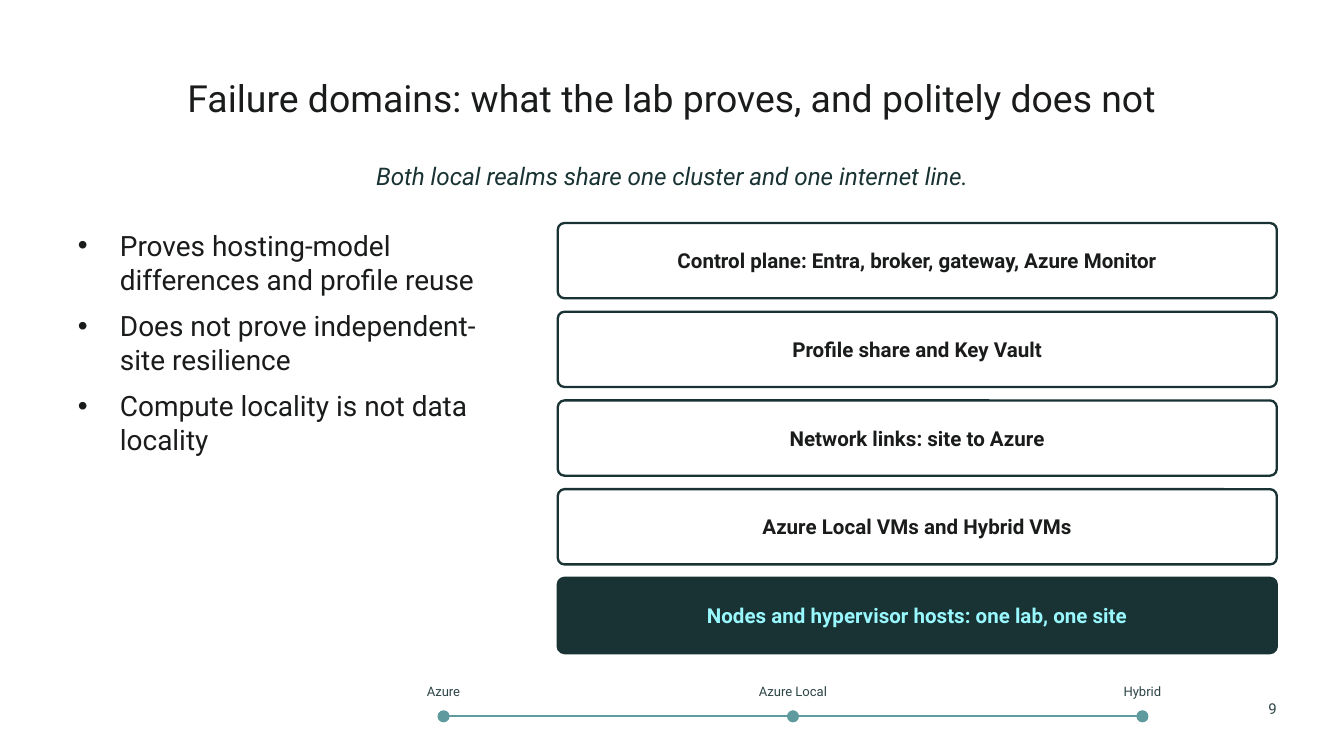
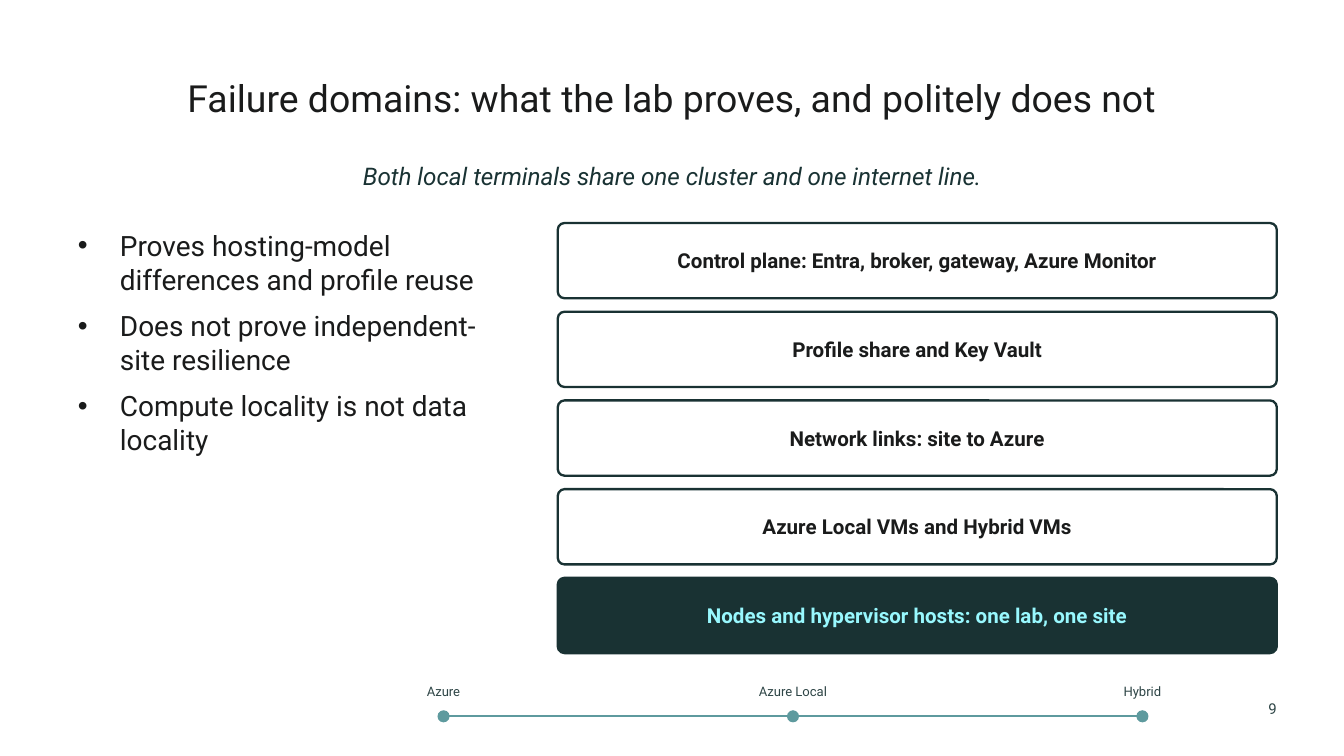
Before and after one commit to thisismydemo/nic2026_avd, a slide deck: slide 9 of presentation/AVD_Anywhere_NIC2026.pptx. Drawn at 1344x756 pixels with LibreOffice and Linux fonts; fonts in the diff are those of the drawing; background and template pictures are left out. Boxes give left, top, right and bottom in pixels: in the first picture for what was removed or moved away, otherwise in the second. Text is boxed around its words. In the diff, an @@ line names an element or a change of style, - is before the commit and + after.

```diff
--- a/presentation/AVD_Anywhere_NIC2026.pptx
+++ b/presentation/AVD_Anywhere_NIC2026.pptx
@@ text at (x1=363, y1=166, x2=981, y2=186): text changed @@
-Both local realms share one cluster and one internet line.
+Both local terminals share one cluster and one internet line.
```
Also in this commit, not shown: 26 other slides changed, 33 other files.
